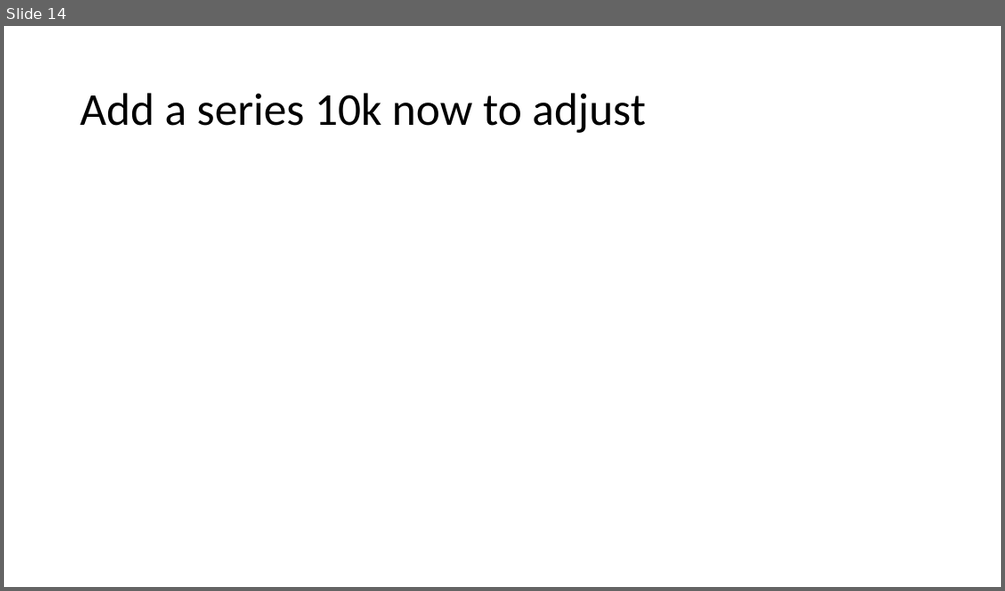
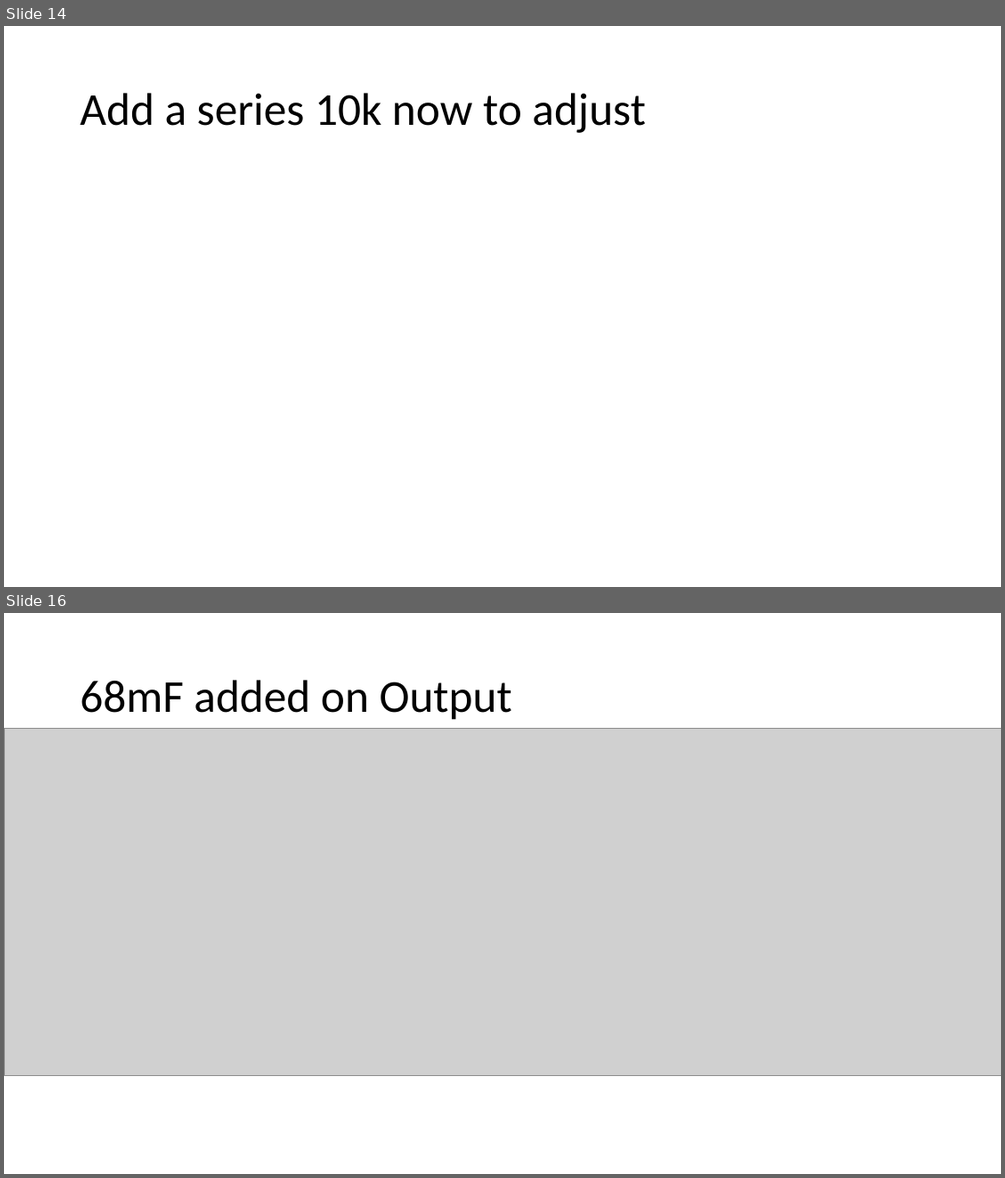
Before and after one commit to will4269/capstone, a slide deck: AC-DC Testing.pptx. Shown one above the other, each under a label of ours: slide 14 before the commit, slides 14 and 16 after it; the slides between them are not shown. The pictures are 1005x591 and 1005x1178 pixels, drawn with LibreOffice and Linux fonts; fonts in the diff are those of the drawing; grey boxes stand for pictures. Boxes give left, top, right and bottom in pixels: in the first picture for what was removed or moved away, otherwise in the second. Text is boxed around its words. In the diff, an @@ line names an element or a change of style, - is before the commit and + after.

```diff
--- a/AC-DC Testing.pptx
+++ b/AC-DC Testing.pptx
@@ slide 16 added at [4,613,1001,1174], background #FFFFFF @@
@@ title added at [80,680,512,720], 44 pt, text #000000 @@
+68mF added on Output
@@ picture added at [4,729,1001,1076] @@
```
Also in this commit, not shown: 2 other slides added.
